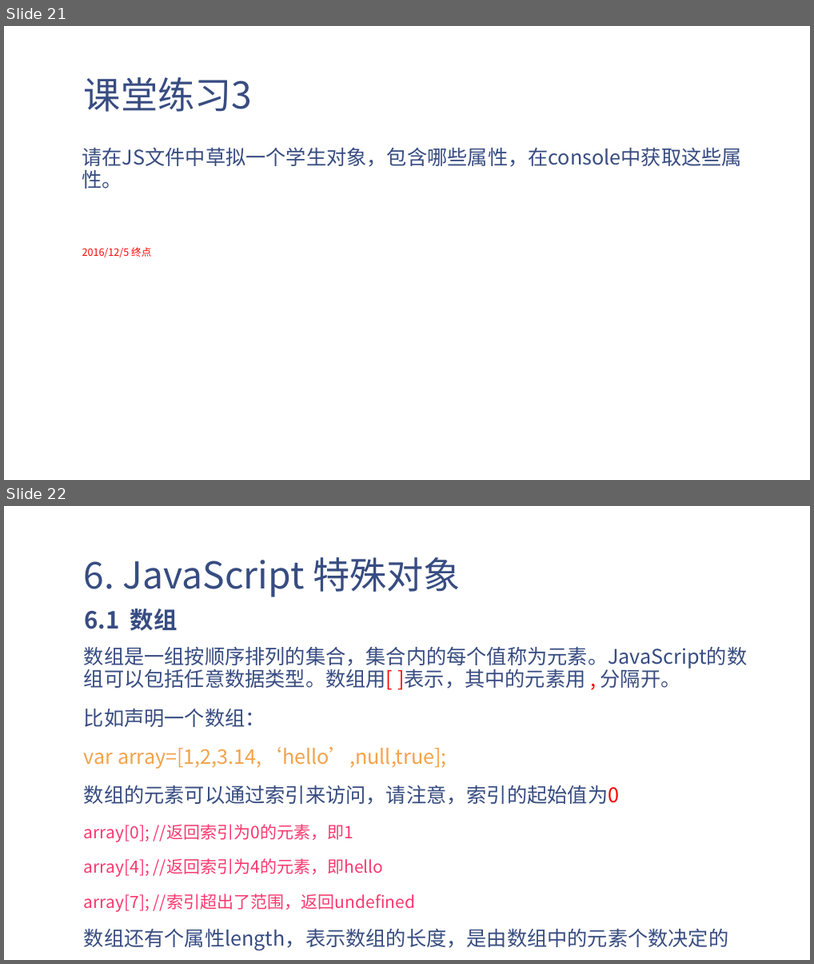
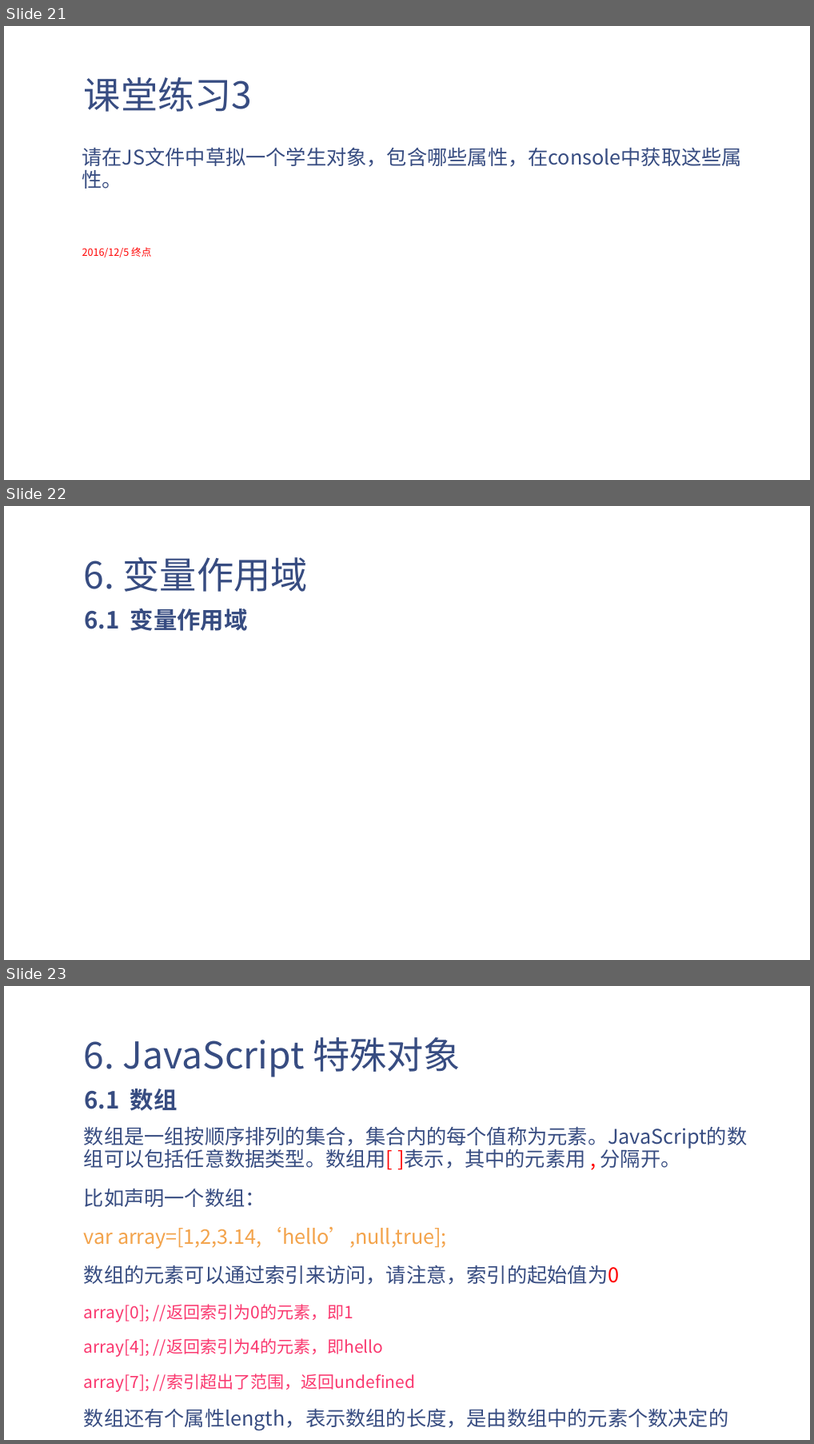
Before and after one commit to eventao/courseware, a slide deck: ppt/js/JavaScript初级教程.pptx. Shown one above the other, each under a label of ours: slides 21 and 22 before the commit, slides 21, 22 and 23 after it. The pictures are 814x964 and 814x1444 pixels, drawn with LibreOffice and Linux fonts; fonts in the diff are those of the drawing; background and template pictures are left out. Boxes give left, top, right and bottom in pixels: in the first picture for what was removed or moved away, otherwise in the second. Text is boxed around its words. In the diff, an @@ line names an element or a change of style, - is before the commit and + after.

```diff
--- a/ppt/js/JavaScript初级教程.pptx
+++ b/ppt/js/JavaScript初级教程.pptx
@@ slide 22 added at (x1=4, y1=506, x2=810, y2=960), background picture (left out) @@
@@ text added at (x1=84, y1=557, x2=308, y2=592), 44 pt, text #374C81 @@
+6. 变量作用域
@@ text added at (x1=84, y1=608, x2=248, y2=631), 28 pt, text #374C81, bold @@
+6.1 变量作用域
@@ what was slide 22 is now slide 23 @@
```
Also in this commit, not shown: 1 slide changed.
